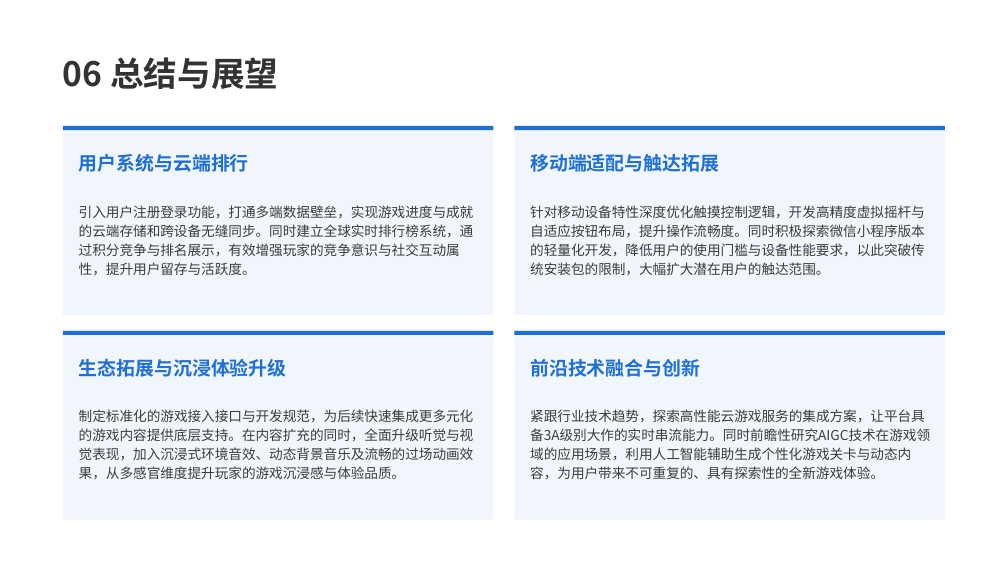
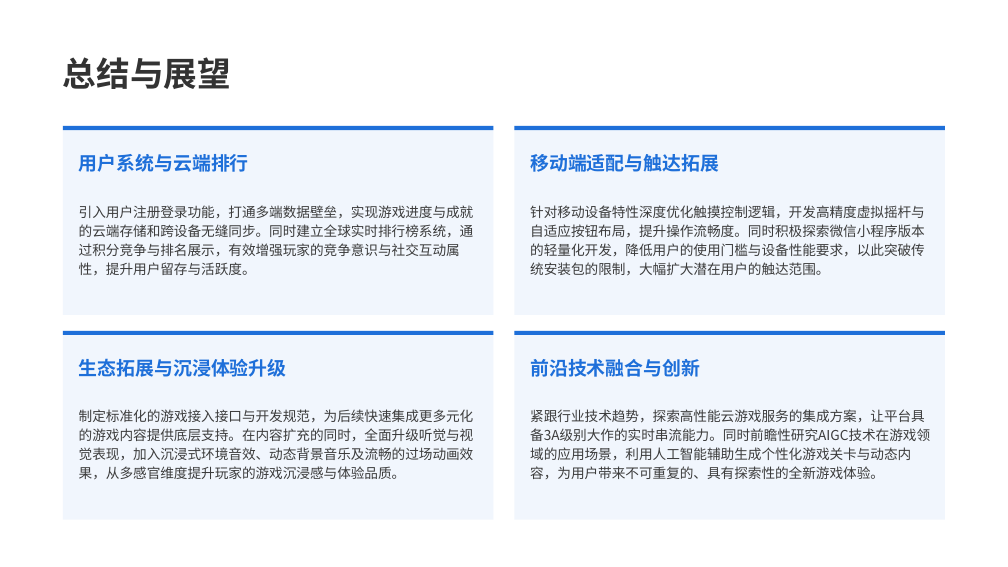
Before and after one commit to Rill-Sunny/Mini-Game, a slide deck: slide 21 of 项目答辩.pptx. Drawn at 1008x567 pixels with LibreOffice and Linux fonts; fonts in the diff are those of the drawing; background and template pictures are left out. Boxes give left, top, right and bottom in pixels: in the first picture for what was removed or moved away, otherwise in the second. Text is boxed around its words. In the diff, an @@ line names an element or a change of style, - is before the commit and + after.

```diff
--- a/项目答辩.pptx
+++ b/项目答辩.pptx
@@ text at (63,57,231,89): text changed @@
-06 总结与展望
+总结与展望
```
Also in this commit, not shown: 19 other slides changed.
